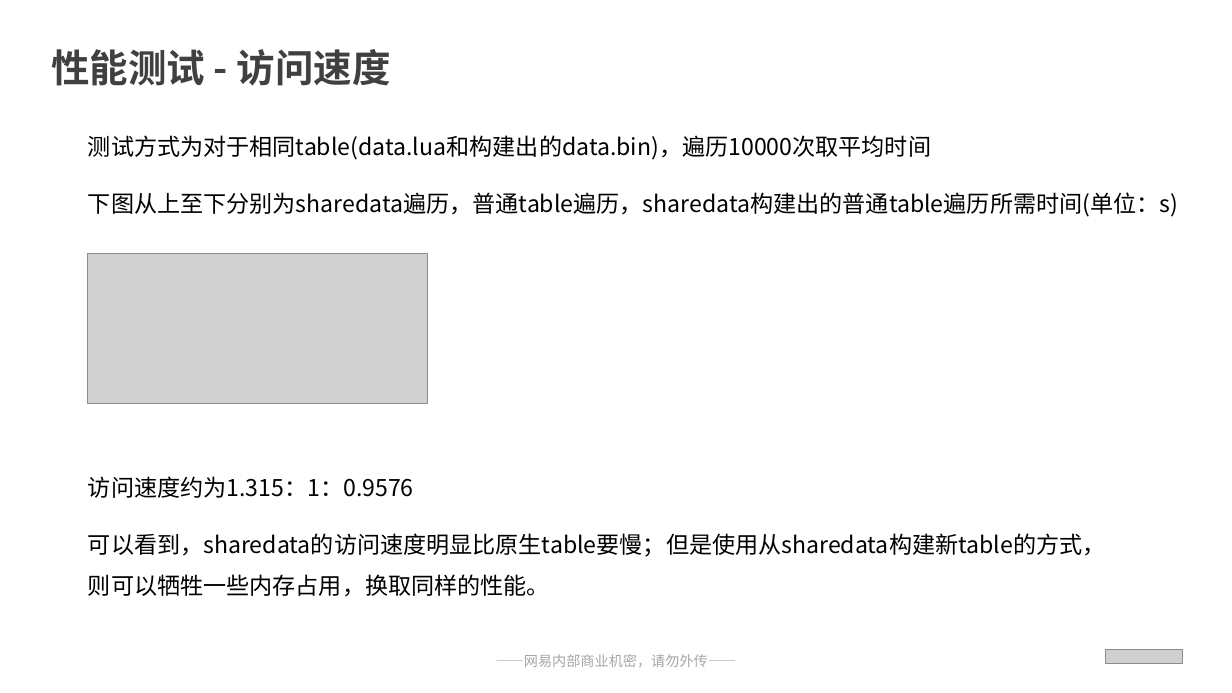
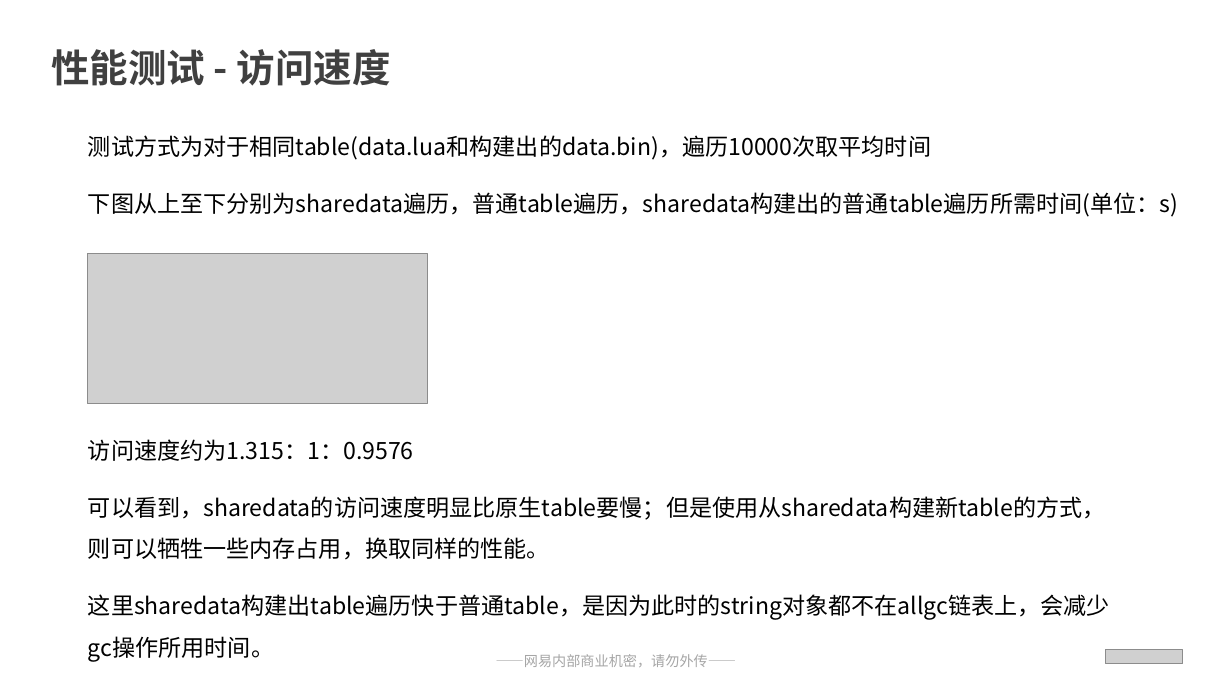
Before and after one commit to qwerbmb/lua_sh, a slide deck: slide 23 of test_speed/汇报ppt_刘淩峰.pptx (slide 21 before the commit). Drawn at 1232x693 pixels with LibreOffice and Linux fonts; fonts in the diff are those of the drawing; grey boxes stand for pictures. Boxes give left, top, right and bottom in pixels: in the first picture for what was removed or moved away, otherwise in the second. Text is boxed around its words. In the diff, an @@ line names an element or a change of style, - is before the commit and + after.

Commit message:
ppt

```diff
--- a/test_speed/汇报ppt_刘淩峰.pptx
+++ b/test_speed/汇报ppt_刘淩峰.pptx
@@ text "访问速度约为1.315：1：0.9576": place and size @@
-text "访问速度约为1.315：1：0.9576" at box(88, 476, 1106, 597)
+text "访问速度约为1.315：1：0.9576" at box(88, 439, 1110, 662)
@@ text at box(88, 594, 1110, 662): paragraph added @@
+这里sharedata构建出table遍历快于普通table，是因为此时的string对象都不在allgc链表上，会减少gc操作所用时间。
```
Also in this commit, not shown: 1 other slide changed, 2 slides added.
